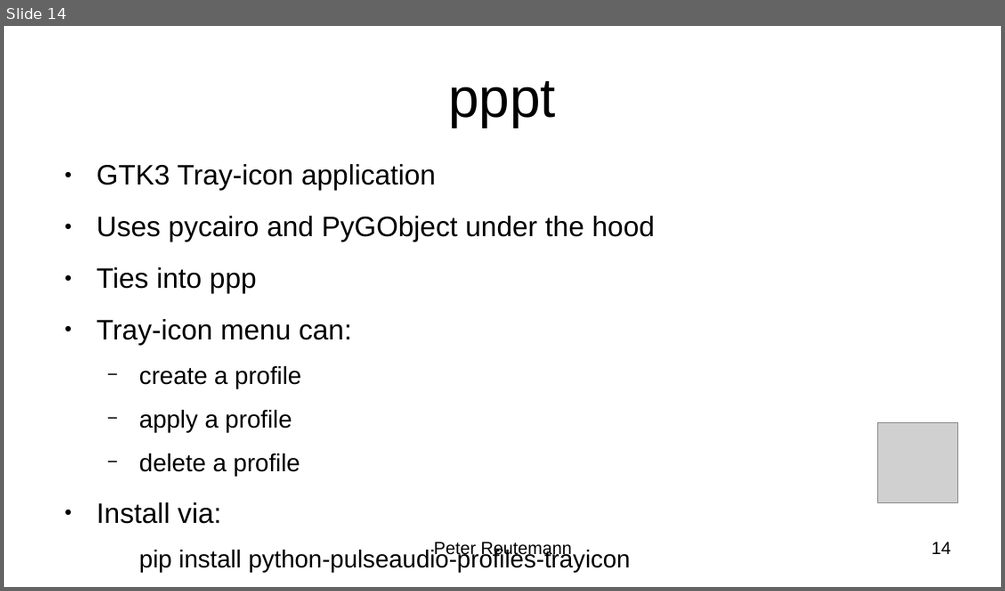
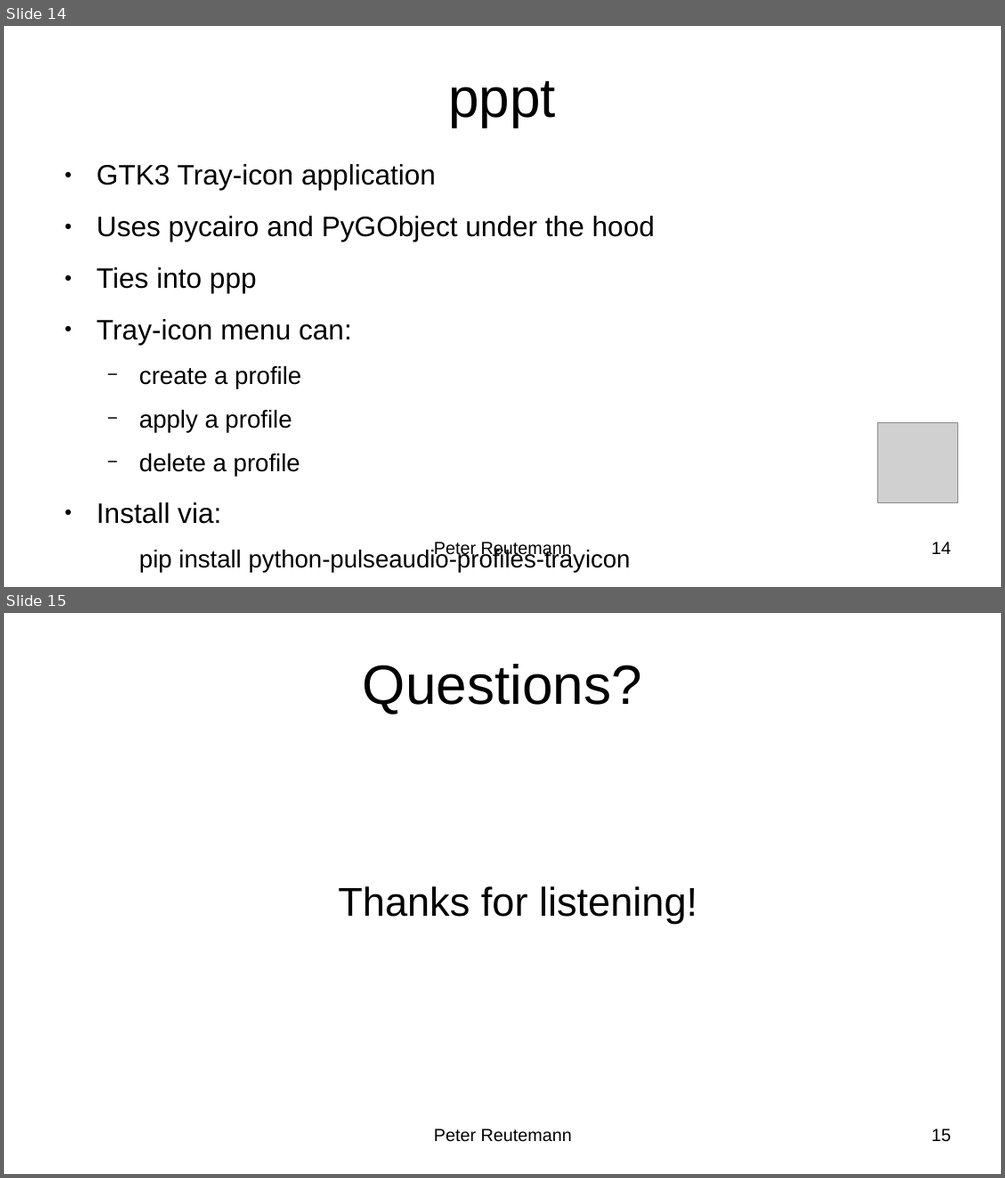
Before and after one commit to HamPUG/meetings, a slide deck: 2020/2020-05-18/pulseaudio/pulseaudio.odp. Shown one above the other, each under a label of ours: slide 14 before the commit, slides 14 and 15 after it. The pictures are 1005x591 and 1005x1178 pixels, drawn with LibreOffice and Linux fonts; fonts in the diff are those of the drawing; grey boxes stand for pictures. Boxes give left, top, right and bottom in pixels: in the first picture for what was removed or moved away, otherwise in the second. Text is boxed around its words. In the diff, an @@ line names an element or a change of style, - is before the commit and + after.

```diff
--- a/2020/2020-05-18/pulseaudio/pulseaudio.odp
+++ b/2020/2020-05-18/pulseaudio/pulseaudio.odp
@@ slide 15 added at box(4, 613, 1001, 1174), background #FFFFFF @@
@@ title added at box(363, 664, 642, 714), 44 pt, text #000000 @@
+Questions?
@@ text added at box(338, 886, 697, 924), 32 pt, text #000000 @@
+Thanks for listening!
@@ text added at box(434, 1128, 572, 1142), 14 pt, text #000000 @@
+Peter Reutemann
@@ page number added at box(931, 1128, 951, 1142), 14 pt, text #000000 @@
+15
```
Also in this commit, not shown: 4 slides changed, 6 other files.
